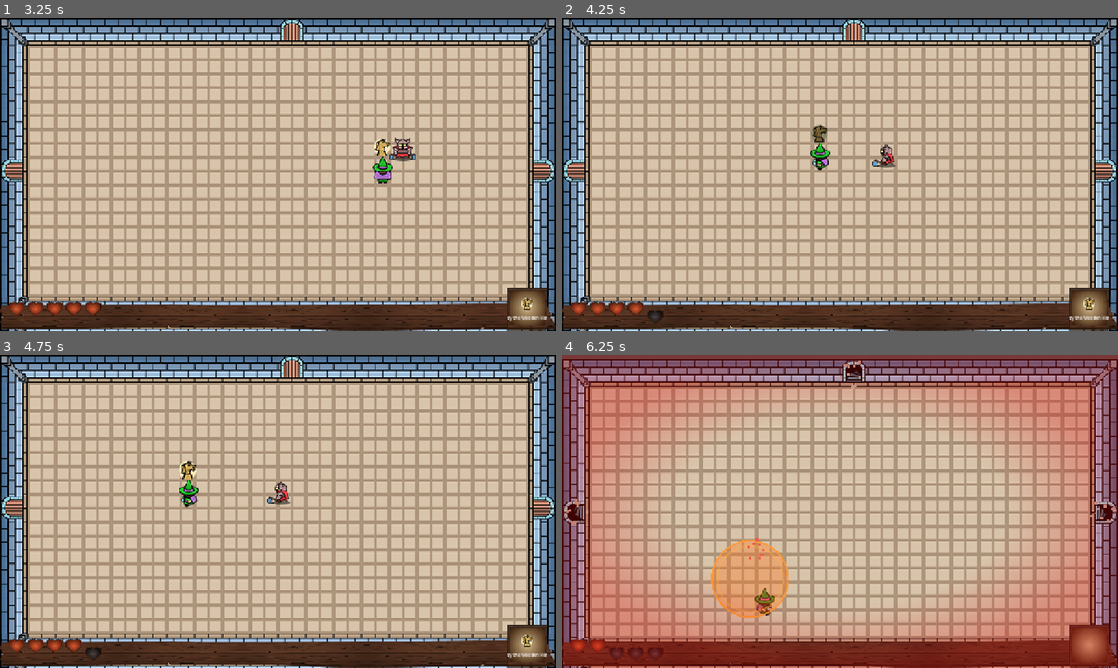
Above: before the commit, frames 1-4 (two rows, left to right).
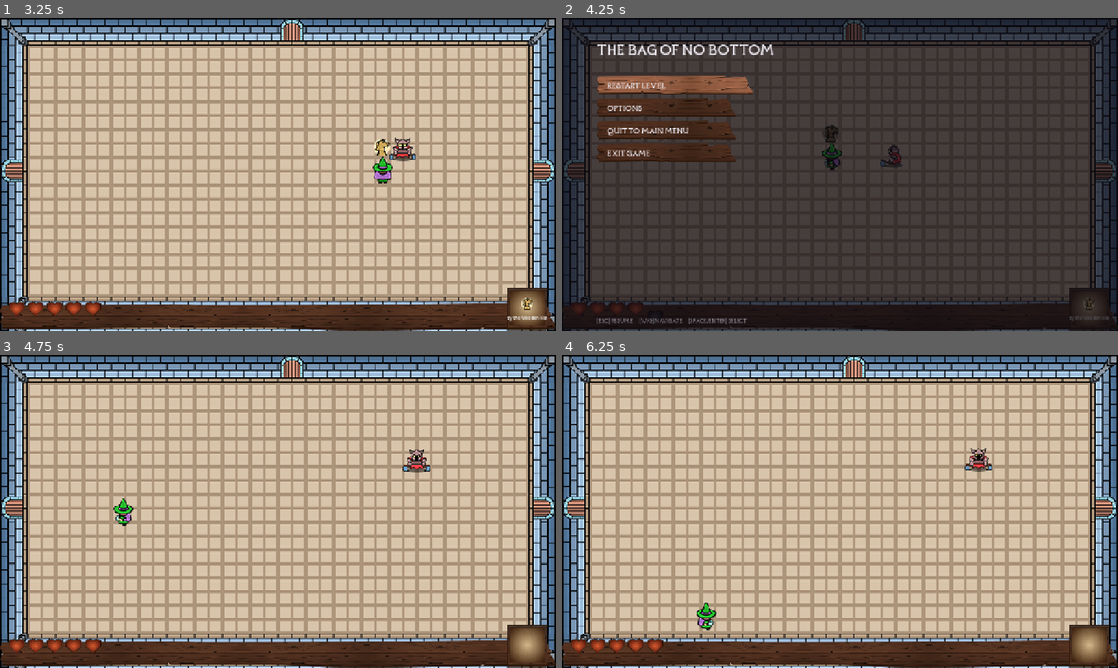
Above: after the commit, the same moments.

Repository: caiooliveira-tech/The-Bag-of-Holding
Game: Godot game, scene res://ui/menu/main_menu.tscn
The game is run twice, just before and just after one commit, with the same random seed, the same clock (stepped at 60 frames per second) and the same inputs.
Inputs:
- Up to frame 1 (3.25 s): tap Enter at 0.5, 0.6, 1.55, 3.05 s; hold D (move_right) 0.53-1.28 s; tap Keypad Enter at 0.8, 1.35, 2.3 s; hold S (move_down) 1.28-2.03 s; hold D (move_right) 2.03-2.78 s; hold Space (attack) 2.03-2.78 s; hold W (move_up) from 2.78 s (still down); tap Q (dash) at 2.85 s
- Up to frame 2 (4.25 s): release W (move_up) at 3.53 s; hold A (move_left) from 3.53 s (still down); tap E (special) at 3.6 s; tap Keypad Enter at 3.8 s; tap Escape at 4.15 s
- Up to frame 3 (4.75 s): keep holding A (move_left); tap Enter at 4.35 s
- Up to frame 4 (6.25 s): release A (move_left) at 5.03 s; hold S (move_down) 5.03-5.78 s; tap Keypad Enter at 5.1 s; hold D (move_right) from 5.78 s (still down); tap N at 5.85 s; tap Enter at 6.05 s

Frame 1 is identical in both runs. In frame 2, 94% of the frame differs, in the area x 0-100%, y 0-100%; in frame 3, 1.2%; in frame 4, 69%.

Commit message:
Pause menu, HUD heart drop animation, menu music fade-cut
- Pause menu (autoload Pause): ESC in gameplay pauses and shows a
  wooden-button menu in the main-menu style (RESTART LEVEL / OPTIONS /
  QUIT TO MAIN MENU / EXIT GAME), keyboard nav, ESC resumes. Gated to
  gameplay (player present) so it never fires in menus. AudioManager set
  to PROCESS_MODE_ALWAYS so music and menu clicks survive the pause
- HUD hearts: the raised-full / centered-empty offset is now tweened, so
  losing a life drops the heart into its socket and gaining one pops it up
- Menu music: starts 3s in via loop_offset to cut the built-in fade-in,
  on first play and every loop (tunable in AudioManager.MUSIC_SKIP)

Co-Authored-By: Claude Fable 5 <noreply@anthropic.com>

Diff:
--- a/autoloads/audio_manager.gd
+++ b/autoloads/audio_manager.gd
@@ -6,6 +6,13 @@
 const MUSIC := {
 	&"menu": preload("res://assets/sounds/menu_soundtrack.mp3"),
 	&"in_game": preload("res://assets/sounds/in_game_soundtrack.mp3"),
+}
+
+## Seconds to skip at the start of a track to cut a built-in fade-in. Applied
+## both to the initial play and the loop point, so the intro never plays.
+## Tune per track if the fade length differs.
+const MUSIC_SKIP := {
+	&"menu": 3.0,
 }
 
 const SFX := {
@@ -49,6 +56,8 @@
 
 
 func _ready() -> void:
+	# Keep music and menu-click SFX alive while the tree is paused.
+	process_mode = Node.PROCESS_MODE_ALWAYS
 	_music = AudioStreamPlayer.new()
 	_music.bus = &"Master"
 	_music.volume_db = -9.0
@@ -83,8 +92,11 @@
 	if _current_music == track or not MUSIC.has(track):
 		return
 	_current_music = track
-	_music.stream = MUSIC[track]
-	_music.play()
+	var stream := MUSIC[track] as AudioStreamMP3
+	var skip: float = MUSIC_SKIP.get(track, 0.0)
+	stream.loop_offset = skip
+	_music.stream = stream
+	_music.play(skip)
 
 
 func play_sfx(name: StringName) -> void:
--- a/project.godot
+++ b/project.godot
@@ -24,6 +24,7 @@
 GameState="*res://autoloads/game_state.gd"
 Juice="*res://autoloads/juice.gd"
 AudioManager="*res://autoloads/audio_manager.gd"
+Pause="*res://ui/menu/pause_menu.gd"
 
 [display]
 
--- a/ui/hud.gd
+++ b/ui/hud.gd
@@ -16,6 +16,7 @@
 @export var heart_empty_tint := Color(0.3, 0.3, 0.3, 0.8)
 
 var _player: Player
+var _heart_tweens: Array[Tween] = []
 
 @onready var _hearts: Array[Node] = $Bar/Hearts.get_children()
 @onready var _bar_bg: ColorRect = $Bar/BarBg
@@ -54,17 +55,14 @@
 		_player = get_tree().get_first_node_in_group("player") as Player
 	if _player == null:
 		return
+	if _heart_tweens.is_empty():
+		_heart_tweens.resize(_hearts.size())
 	for i in _hearts.size():
 		var full := i < _player.health
 		var heart := _hearts[i] as ColorRect
 		if heart_filled_texture != null:
 			heart.color = Color(0, 0, 0, 0)
 			var tex := heart.get_node("Tex") as TextureRect
-			# Empty hearts sit centered in the bar; full ones float up half a
-			# heart, so active lives read as raised above the empty sockets.
-			var raise := heart.custom_minimum_size.y * 0.5 if full else 0.0
-			tex.offset_top = -raise
-			tex.offset_bottom = -raise
 			if full:
 				tex.texture = heart_filled_texture
 				tex.modulate = Color.WHITE
@@ -74,8 +72,26 @@
 			else:
 				tex.texture = heart_filled_texture
 				tex.modulate = heart_empty_tint
+			# Empty hearts sit centered in the bar; full ones float up half a
+			# heart, so active lives read as raised above the empty sockets.
+			var target := -heart.custom_minimum_size.y * 0.5 if full else 0.0
+			_animate_heart(i, tex, target)
 		else:
 			heart.color = HEART_FULL if full else HEART_EMPTY
+
+
+## Tween a heart to its raised (full) or centered (empty) offset, so losing a
+## life visibly drops it into the socket and gaining one pops it up.
+func _animate_heart(index: int, tex: TextureRect, target: float) -> void:
+	if is_equal_approx(tex.offset_top, target):
+		return
+	var previous := _heart_tweens[index]
+	if previous != null and previous.is_valid():
+		previous.kill()
+	var tween := create_tween().set_ease(Tween.EASE_OUT).set_trans(Tween.TRANS_BACK)
+	tween.parallel().tween_property(tex, "offset_top", target, 0.22)
+	tween.parallel().tween_property(tex, "offset_bottom", target, 0.22)
+	_heart_tweens[index] = tween
 
 
 func _clear_held() -> void:
--- /dev/null
+++ b/ui/menu/pause_menu.gd
@@ -0,0 +1,145 @@
+## Pause menu (autoload "Pause"). ESC during gameplay pauses and shows a
+## wooden-button menu in the main-menu style; ESC again resumes. Works while
+## the tree is paused (process_mode ALWAYS). Ignored in menus (no player).
+extends CanvasLayer
+
+const FONT_BOLD: FontFile = preload("res://assets/fonts/Dellas-Bold.otf")
+const FONT_REG: FontFile = preload("res://assets/fonts/Dellas-Regular.otf")
+const BTN_ACTIVE: Texture2D = preload("res://assets/ui/btn_active.png")
+const BTN_INACTIVE: Texture2D = preload("res://assets/ui/btn_inactive.png")
+
+const MAIN_MENU := "res://ui/menu/main_menu.tscn"
+const OPTIONS := "res://ui/menu/options_menu.tscn"
+
+const TEXT := Color(0.93, 0.92, 0.95)
+const MUTED := Color(0.62, 0.6, 0.66)
+
+const ITEMS: Array[Dictionary] = [
+	{"label": "RESTART LEVEL", "action": &"restart"},
+	{"label": "OPTIONS", "action": &"options"},
+	{"label": "QUIT TO MAIN MENU", "action": &"menu"},
+	{"label": "EXIT GAME", "action": &"exit"},
+]
+
+var _open: bool = false
+var _selected: int = 0
+var _rows: Array[TextureRect] = []
+var _root: Control
+
+
+func _ready() -> void:
+	layer = 20
+	process_mode = Node.PROCESS_MODE_ALWAYS
+	_build()
+	_root.visible = false
+
+
+func _build() -> void:
+	_root = Control.new()
+	_root.set_anchors_preset(Control.PRESET_FULL_RECT)
+	_root.mouse_filter = Control.MOUSE_FILTER_IGNORE
+	add_child(_root)
+
+	var dim := ColorRect.new()
+	dim.color = Color(0.05, 0.04, 0.07, 0.72)
+	dim.set_anchors_preset(Control.PRESET_FULL_RECT)
+	dim.mouse_filter = Control.MOUSE_FILTER_IGNORE
+	_root.add_child(dim)
+
+	var title := _label("THE BAG OF NO BOTTOM", FONT_BOLD, 30, TEXT)
+	title.position = Vector2(80, 52)
+	_root.add_child(title)
+
+	for i in ITEMS.size():
+		var row := TextureRect.new()
+		row.expand_mode = TextureRect.EXPAND_IGNORE_SIZE
+		row.stretch_mode = TextureRect.STRETCH_SCALE
+		row.position = Vector2(80, 132 + i * 52)
+		row.custom_minimum_size = Vector2(360, 44)
+		_root.add_child(row)
+		var name_label := _label(ITEMS[i]["label"], FONT_BOLD, 16, TEXT)
+		name_label.position = Vector2(24, 12)
+		row.add_child(name_label)
+		_rows.append(row)
+
+	var hint := _label("[ESC] RESUME     [W/S] NAVIGATE     [SPACE/ENTER] SELECT", FONT_REG, 12, MUTED)
+	hint.position = Vector2(80, 688)
+	_root.add_child(hint)
+
+
+func _unhandled_input(event: InputEvent) -> void:
+	if not (event is InputEventKey and event.pressed and not event.echo):
+		return
+	var key := (event as InputEventKey).keycode
+	if key == KEY_ESCAPE:
+		if _open:
+			_resume()
+		elif _in_gameplay():
+			_pause()
+		return
+	if not _open:
+		return
+	match key:
+		KEY_S, KEY_DOWN:
+			_move(1)
+		KEY_W, KEY_UP:
+			_move(-1)
+		KEY_ENTER, KEY_SPACE, KEY_KP_ENTER:
+			_activate(_selected)
+
+
+func _in_gameplay() -> bool:
+	return get_tree().get_first_node_in_group("player") != null
+
+
+func _pause() -> void:
+	_open = true
+	_selected = 0
+	_refresh()
+	_root.visible = true
+	get_tree().paused = true
+
+
+func _resume() -> void:
+	_open = false
+	_root.visible = false
+	get_tree().paused = false
+
+
+func _move(delta: int) -> void:
+	_selected = wrapi(_selected + delta, 0, ITEMS.size())
+	_refresh()
+	AudioManager.play_sfx(&"button_change")
+
+
+func _refresh() -> void:
+	for i in _rows.size():
+		var active := i == _selected
+		_rows[i].texture = BTN_ACTIVE if active else BTN_INACTIVE
+		_rows[i].custom_minimum_size.x = 360.0 if active else 320.0
+		_rows[i].size.x = _rows[i].custom_minimum_size.x
+
+
+func _activate(index: int) -> void:
+	AudioManager.play_sfx(&"button_clicked")
+	var action: StringName = ITEMS[index]["action"]
+	_resume()
+	match action:
+		&"restart":
+			get_tree().reload_current_scene()
+		&"options":
+			get_tree().change_scene_to_file(OPTIONS)
+		&"menu":
+			GameState.reset_run()
+			get_tree().change_scene_to_file(MAIN_MENU)
+		&"exit":
+			get_tree().quit()
+
+
+func _label(text: String, font: FontFile, size: int, color: Color) -> Label:
+	var label := Label.new()
+	label.text = text
+	label.add_theme_font_override("font", font)
+	label.add_theme_font_size_override("font_size", size)
+	label.add_theme_color_override("font_color", color)
+	return label
Not shown, added: assets/logo-game-jam.png.import
Not shown, removed: assets/sounds/other_explosions.mp3.import
Not shown, changed: docs/context/progress-tracker.md
